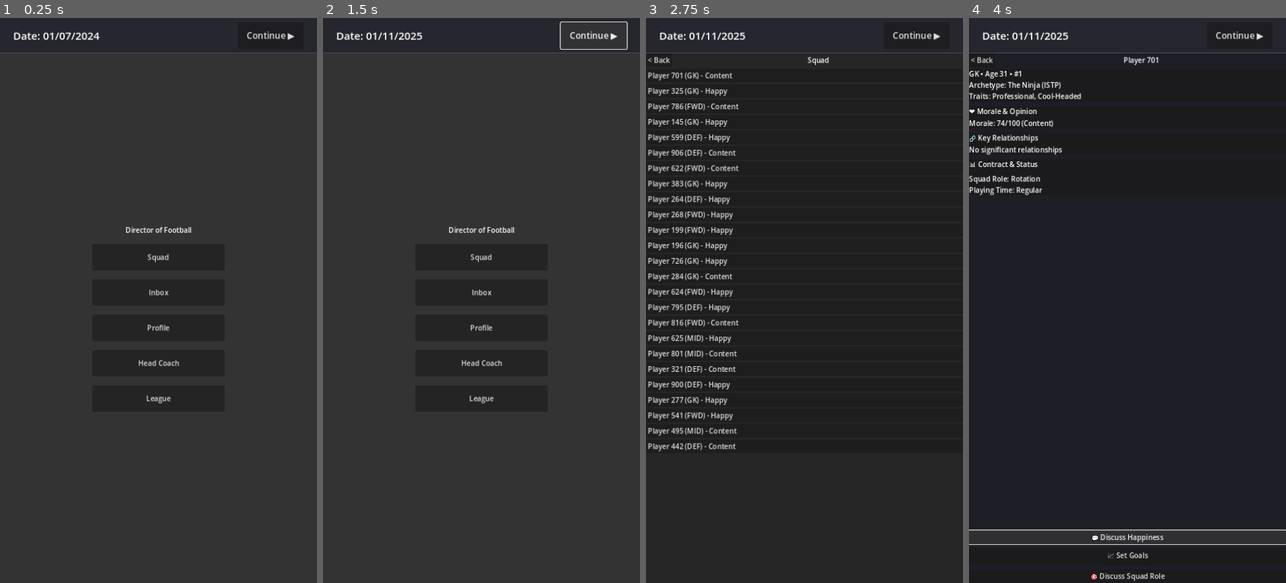
Above: before the commit, frames 1-4 (left to right).
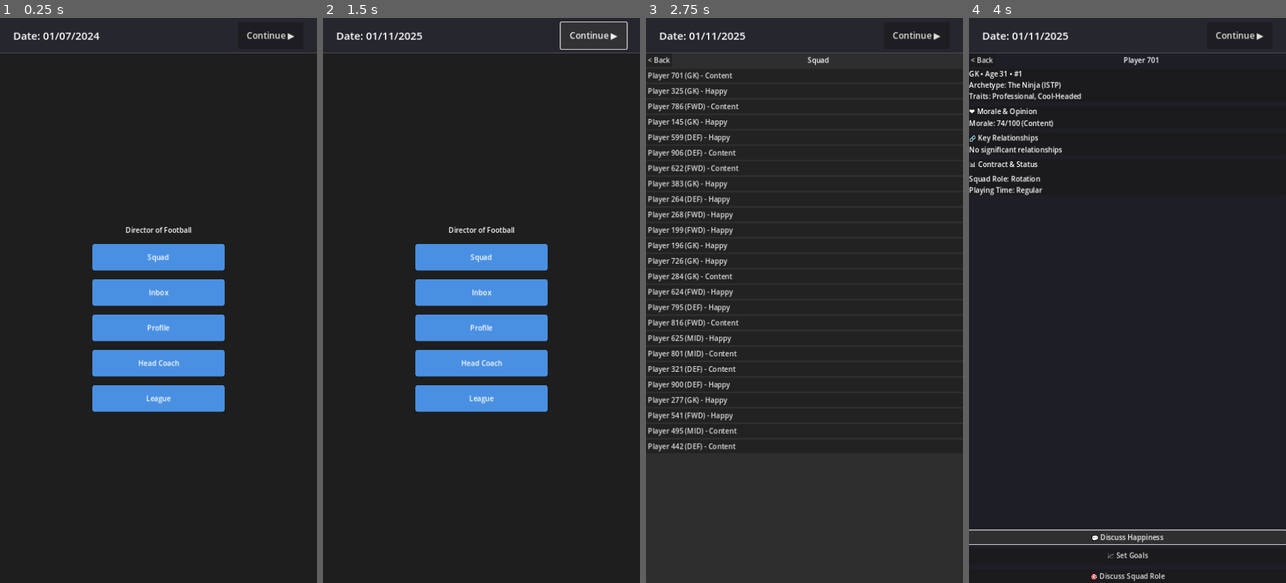
Above: after the commit, the same moments.

Repository: neutralworking/director
Game: Godot game, scene res://scenes/Main.tscn
Same seed, same stepped clock (60 frames per second), same inputs: the game is played once before the commit and once after it.
Inputs:
- Up to frame 1 (0.25 s): no input
- Up to frame 2 (1.5 s): click "Continue ▶" at 0.5 s; click "Continue ▶" at 1.25 s
- Up to frame 3 (2.75 s): click "Squad" at 2 s
- Up to frame 4 (4 s): click "Player 701 (GK) - Content" at 2.75 s; click "💬 Discuss Happiness" at 3.5 s

The runs differ from the first frame. In frame 1, 9.9% of the frame differs, in the area x 29-71%, y 40-70%; in frame 2, 9.9%; in frame 3, less than 0.1%; in frame 4, nothing differs.

Commit message:
feat: Introduce a global UI theme and implement player transfer execution logic.

Diff:
--- a/project.godot
+++ b/project.godot
@@ -14,6 +14,7 @@
 run/main_scene="res://scenes/Main.tscn"
 config/features=PackedStringArray("4.2", "GL Compatibility")
 config/icon="res://icon.svg"
+gui/theme/custom="res://resources/main_theme.tres"
 
 [autoload]
 
--- /dev/null
+++ b/resources/main_theme.tres
@@ -0,0 +1,32 @@
+[gd_resource type="Theme" load_steps=4 format=3]
+
+[sub_resource type="StyleBoxFlat" id="StyleBoxFlat_button_normal"]
+content_margin_left = 10.0
+content_margin_top = 5.0
+content_margin_right = 10.0
+content_margin_bottom = 5.0
+bg_color = Color(0.290196, 0.564706, 0.886275, 1)
+corner_radius_top_left = 5
+corner_radius_top_right = 5
+corner_radius_bottom_right = 5
+corner_radius_bottom_left = 5
+
+[sub_resource type="StyleBoxFlat" id="StyleBoxFlat_button_hover"]
+content_margin_left = 10.0
+content_margin_top = 5.0
+content_margin_right = 10.0
+content_margin_bottom = 5.0
+bg_color = Color(0.35, 0.65, 0.95, 1)
+corner_radius_top_left = 5
+corner_radius_top_right = 5
+corner_radius_bottom_right = 5
+corner_radius_bottom_left = 5
+
+[sub_resource type="StyleBoxFlat" id="StyleBoxFlat_panel"]
+bg_color = Color(0.117647, 0.117647, 0.117647, 1)
+
+[resource]
+Button/colors/font_color = Color(1, 1, 1, 1)
+Button/styles/hover = SubResource("StyleBoxFlat_button_hover")
+Button/styles/normal = SubResource("StyleBoxFlat_button_normal")
+Panel/styles/panel = SubResource("StyleBoxFlat_panel")
--- a/scenes/ui/HomeScreen.tscn
+++ b/scenes/ui/HomeScreen.tscn
@@ -1,8 +1,10 @@
 [gd_scene load_steps=2 format=3 uid="uid://homescreen123"]
 
 [ext_resource type="Script" path="res://scripts/ui/HomeScreen.gd" id="1_script"]
+[ext_resource type="Theme" path="res://resources/main_theme.tres" id="2_theme"]
 
 [node name="HomeScreen" type="Control"]
+theme = ExtResource("2_theme")
 layout_mode = 3
 anchors_preset = 15
 anchor_right = 1.0
@@ -11,14 +13,13 @@
 grow_vertical = 2
 script = ExtResource("1_script")
 
-[node name="ColorRect" type="ColorRect" parent="."]
+[node name="Panel" type="Panel" parent="."]
 layout_mode = 1
 anchors_preset = 15
 anchor_right = 1.0
 anchor_bottom = 1.0
 grow_horizontal = 2
 grow_vertical = 2
-color = Color(0.2, 0.2, 0.2, 1)
 
 [node name="VBoxContainer" type="VBoxContainer" parent="."]
 layout_mode = 1
--- a/scenes/ui/InboxScreen.tscn
+++ b/scenes/ui/InboxScreen.tscn
@@ -11,14 +11,13 @@
 grow_vertical = 2
 script = ExtResource("1_script")
 
-[node name="ColorRect" type="ColorRect" parent="."]
+[node name="Panel" type="Panel" parent="."]
 layout_mode = 1
 anchors_preset = 15
 anchor_right = 1.0
 anchor_bottom = 1.0
 grow_horizontal = 2
 grow_vertical = 2
-color = Color(0.1, 0.1, 0.12, 1)
 
 [node name="VBoxContainer" type="VBoxContainer" parent="."]
 layout_mode = 1
--- a/scenes/ui/SquadScreen.tscn
+++ b/scenes/ui/SquadScreen.tscn
@@ -11,14 +11,13 @@
 grow_vertical = 2
 script = ExtResource("1_script")
 
-[node name="ColorRect" type="ColorRect" parent="."]
+[node name="Panel" type="Panel" parent="."]
 layout_mode = 1
 anchors_preset = 15
 anchor_right = 1.0
 anchor_bottom = 1.0
 grow_horizontal = 2
 grow_vertical = 2
-color = Color(0.15, 0.15, 0.15, 1)
 
 [node name="VBoxContainer" type="VBoxContainer" parent="."]
 layout_mode = 1
--- a/scripts/systems/TransferMarket/transfer_manager.gd
+++ b/scripts/systems/TransferMarket/transfer_manager.gd
@@ -107,6 +107,7 @@
 				pending.player_name,
 				pending.offer.base_fee / 1000000.0
 			]
+			_execute_transfer(pending)
 		"REJECTED":
 			message_type = "TRANSFER_REJECTED"
 			title = "❌ Transfer Rejected"
@@ -130,6 +131,39 @@
 		"club_name": pending.selling_club_name
 	})
 
+func _execute_transfer(pending: Resource):
+	var player = pending.player_ref.get_ref()
+	var selling_club = pending.selling_club_ref.get_ref()
+	var buying_club = pending.buying_club_ref.get_ref()
+
+	if not player or not selling_club or not buying_club:
+		push_warning("Transfer execution failed: Invalid references")
+		return
+
+	# 1. Move Player
+	if selling_club.squad.has(player):
+		selling_club.squad.erase(player)
+		buying_club.squad.append(player)
+		print("Transfer Executed: %s moved from %s to %s" % [player.character_name, selling_club.name, buying_club.name])
+	else:
+		push_warning("Transfer execution warning: Player not found in selling club squad")
+		# Fallback: Add to buying club anyway if not there
+		if not buying_club.squad.has(player):
+			buying_club.squad.append(player)
+
+	# 2. Update Player Data (if needed)
+	# player.club = buying_club # If player has a club reference
+
+	# 3. Financials (Basic implementation)
+	var fee = pending.offer.base_fee
+	if buying_club.budget >= fee:
+		buying_club.budget -= fee
+		selling_club.budget += fee
+	else:
+		print("Warning: Buying club cannot afford transfer fee (Budget: %d, Fee: %d)" % [buying_club.budget, fee])
+		# Proceeding anyway for now, allowing debt
+
+
 func _calculate_response_time(evaluation: Dictionary, player, club) -> int:
 	var ratio = evaluation.ratio
 	var base_days = 0
